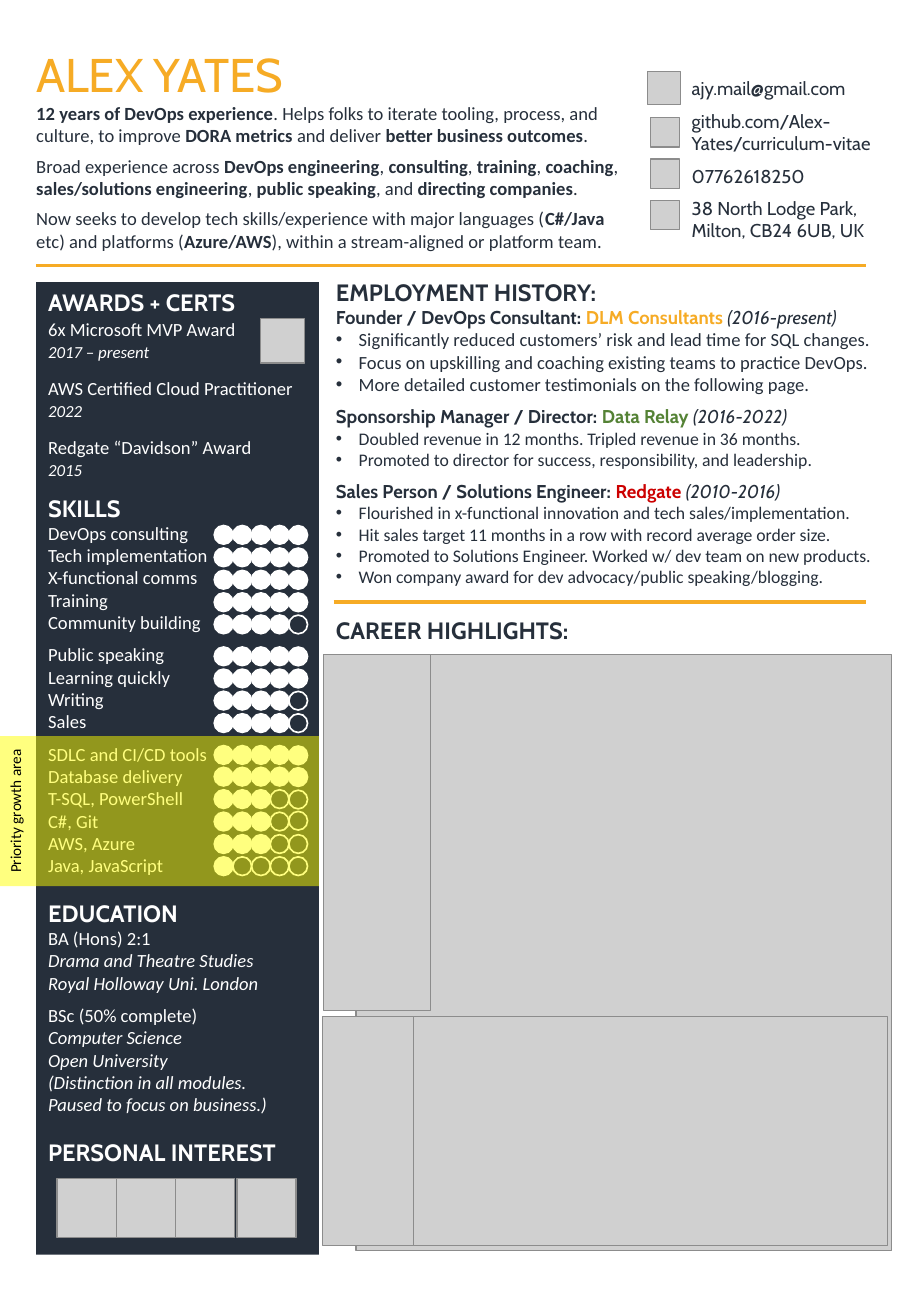
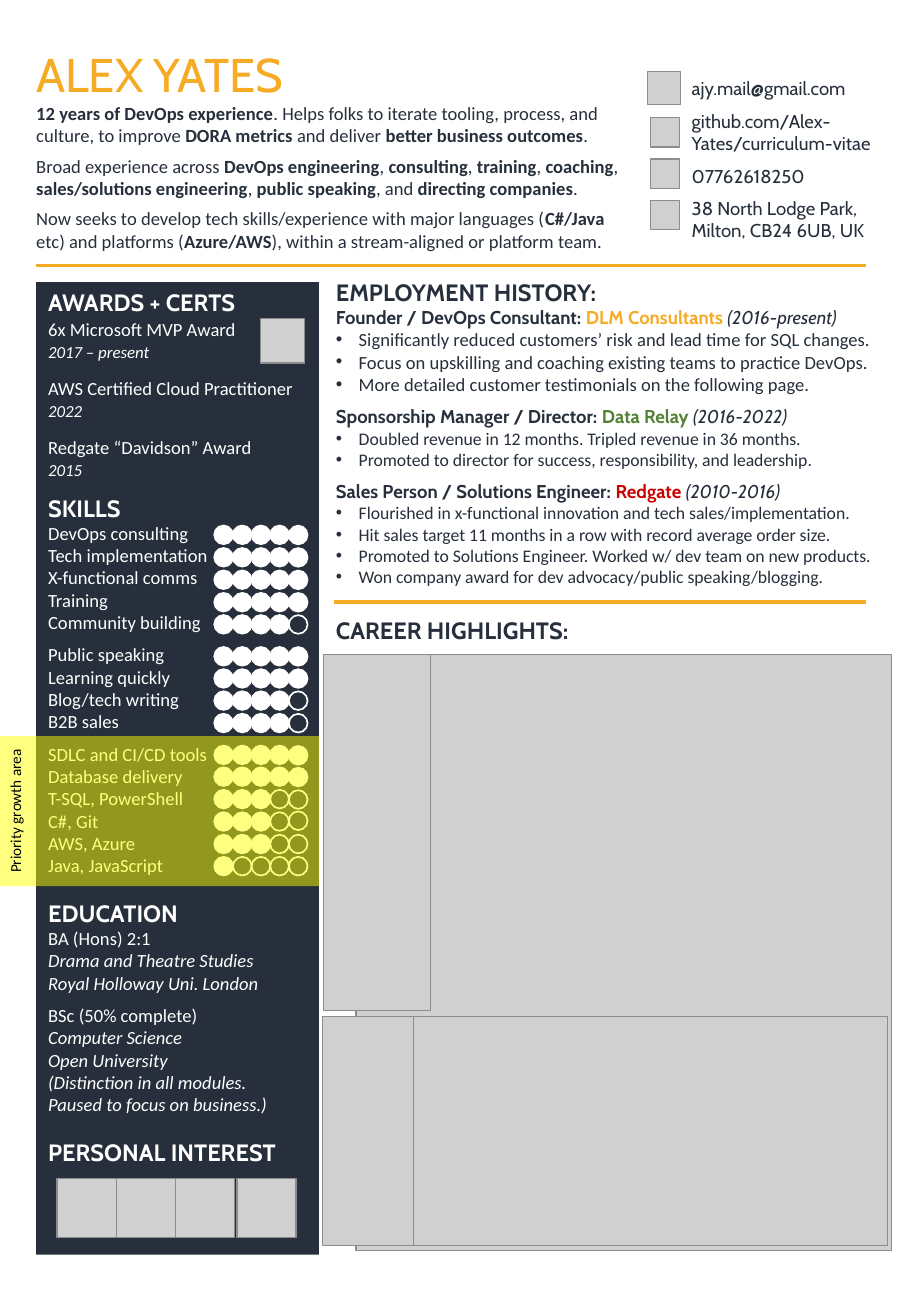
Before and after one commit to Alex-Yates/curriculum-vitae, a slide deck: slide 1 of src/CV_AlexYates_EMEA.pptx. Drawn at 911x1316 pixels with LibreOffice and Linux fonts; fonts in the diff are those of the drawing; grey boxes stand for pictures. Boxes give left, top, right and bottom in pixels: in the first picture for what was removed or moved away, otherwise in the second. Text is boxed around its words. In the diff, an @@ line names an element or a change of style, - is before the commit and + after.

Commit message:
Tech wriging and B2B sales

```diff
--- a/src/CV_AlexYates_EMEA.pptx
+++ b/src/CV_AlexYates_EMEA.pptx
@@ text in rectangle at box(48, 693, 179, 728): text changed @@
-Writing
-Sales
+Blog/tech writing
+B2B sales
```
Also in this commit, not shown: 3 other files.
